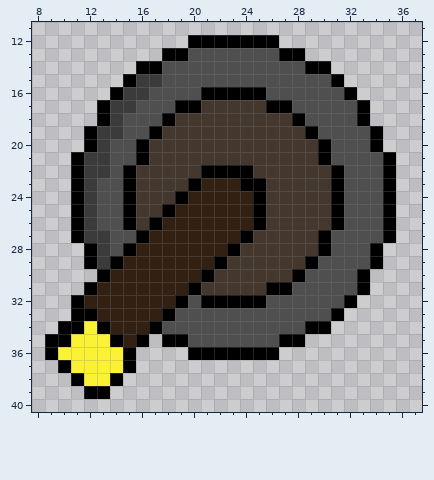
Pixel-art sprite, stored at Assets/Sprites/Lift and Switch/Switch4.png. That is the earlier state.
The file is 48x48 pixels. Colours within 5 levels of each other are drawn and written as one. Shown: x 8..37, y 11..40.
After:
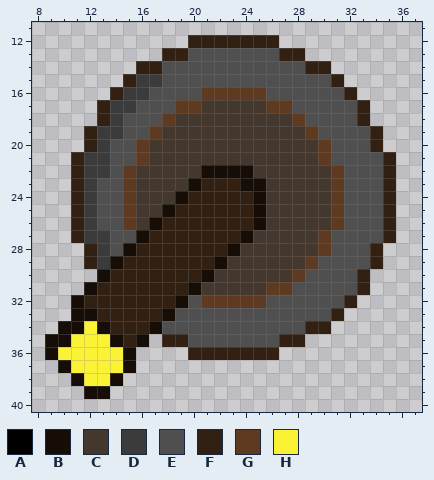
Palette (. is transparent): A #000000  B #160d07  C #43372e  D #3b3b3b  E #4f4f4f  F #322013  G #5e3a20  H #fbf236
Edits made:
Changed rows in their new state; - is an unchanged pixel.
first column x 9:
12 -----------FFFFFFF---------
13 ---------FF-------FF-------
14 -------FF-----------FF-----
15 ------F---------------F----
16 -----F------GGGGG------F---
17 ----F-----GG-----GG-----F--
18 ----F----G---------G----F--
19 ---F----G-----------G----F-
20 ---F---G-------------G---F-
21 --F----G-------------G----F
22 --F---G-----BBBB------G---F
23 --F---G----B---BB-----G---F
24 --F---G---B-----B-----G---F
25 --F---G--B------B-----G---F
26 --F---G-B-------B-----G---F
27 --F----B-------B-----G----F
28 ---F--B-------B------G---F-
29 ---F-B-------B------G----F-
30 ----B-------B------G----F--
31 ---B-------B-----GG-----F--
32 --B-------B-GGGGG------F---
33 --BB-----B------------F----
34 -BB-B---B-----------FF-----
35 BB---B-B-FF-------FF-------
36 B-----B----FFFFFFF---------
37 -B----B--------------------
38 --B--B---------------------
39 ---BB----------------------
